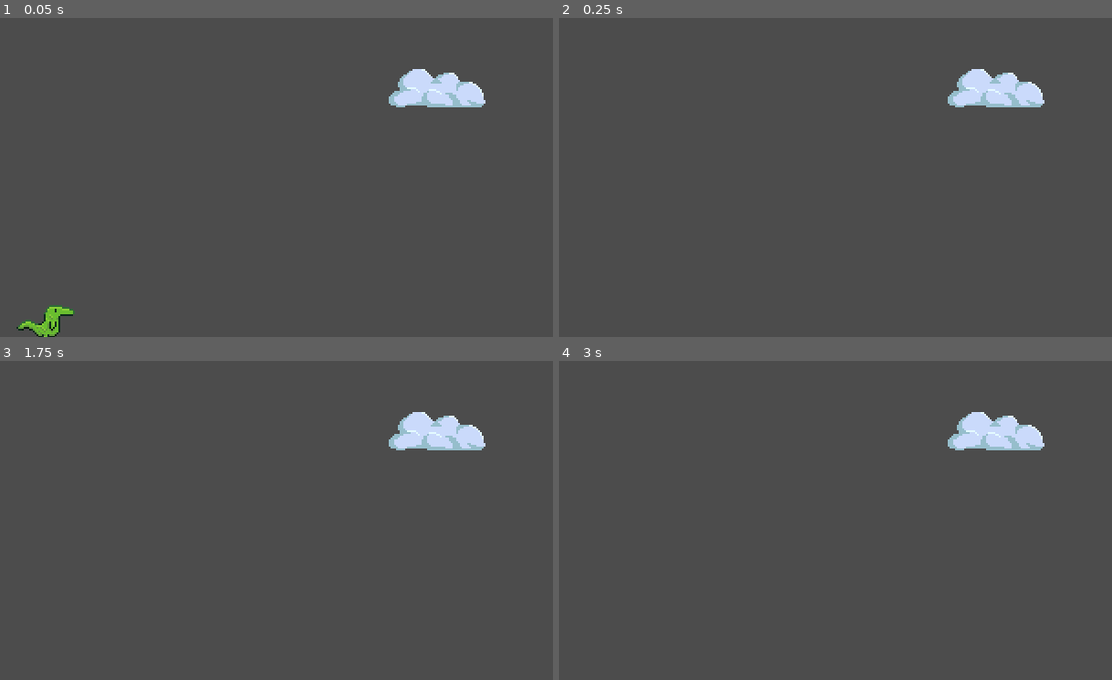
Above: before the commit, frames 1-4 (two rows, left to right).
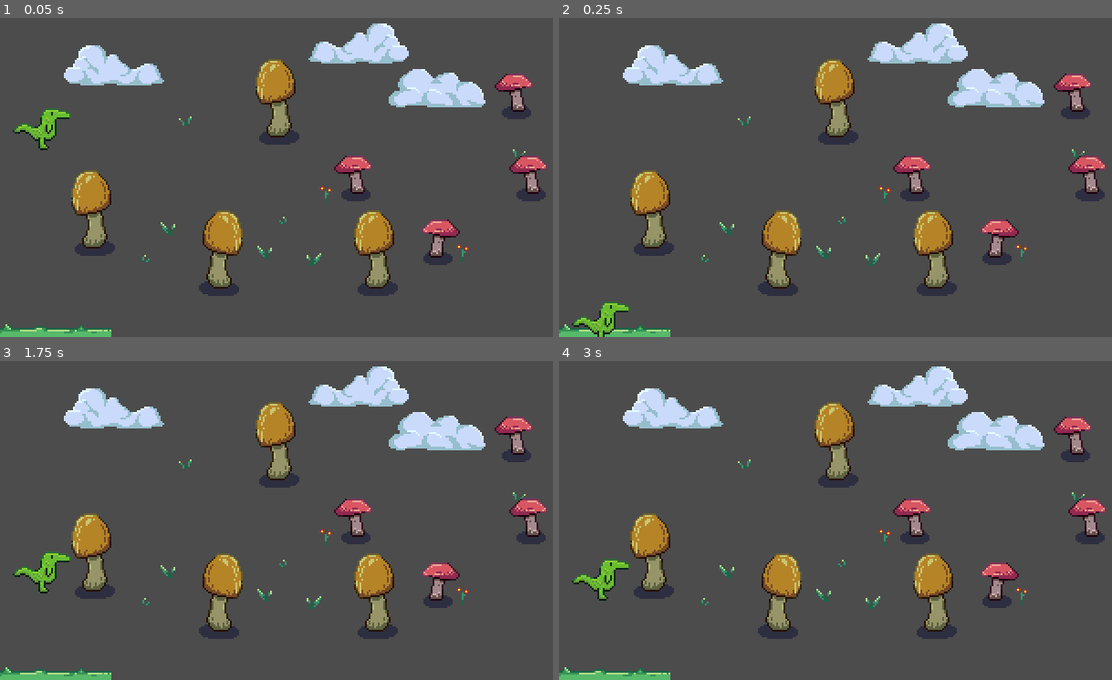
Above: after the commit, the same moments.

Repository: zMenta/DinosaurRun
Game: Godot game, scene res://main/Main.tscn
The game is run twice, just before and just after one commit, with the same random seed, the same clock (stepped at 60 frames per second) and the same inputs.
Inputs:
- Up to frame 1 (0.05 s): no input
- Up to frame 2 (0.25 s): no input
- Up to frame 3 (1.75 s): tap Enter at 0.5 s; tap Space (jump) at 0.77, 1.52 s
- Up to frame 4 (3 s): tap Space (jump) at 2.75 s

The runs differ from the first frame. In frame 1, 12% of the frame differs, in the area x 0-100%, y 1-100%; in frame 2, 12%; in frame 3, 12%; in frame 4, 12%.

Commit message:
main scene changes

Diff:
--- a/DinosaurRun/main/Main.tscn
+++ b/DinosaurRun/main/Main.tscn
@@ -7,81 +7,83 @@
 [ext_resource path="res://scenes/world/cloud/Cloud.tscn" type="PackedScene" id=5]
 [ext_resource path="res://scenes/world/obstacles/ObstacleBig.tscn" type="PackedScene" id=6]
 [ext_resource path="res://scenes/world/obstacles/ObstacleSmall.tscn" type="PackedScene" id=7]
-
-[sub_resource type="RectangleShape2D" id=1]
-extents = Vector2( 530, 10 )
+[ext_resource path="res://scenes/world/obstacles/Obstacle.gd" type="Script" id=8]
 
 [node name="Main" type="Node2D"]
 script = ExtResource( 3 )
 
 [node name="StaticBody2D" type="StaticBody2D" parent="."]
 
-[node name="CollisionShape2D" type="CollisionShape2D" parent="StaticBody2D"]
-position = Vector2( 501, 586 )
-shape = SubResource( 1 )
-
 [node name="Ground" parent="." instance=ExtResource( 2 )]
-position = Vector2( 124, 552 )
+position = Vector2( 29, 180 )
 
 [node name="KinematicBody2D" parent="." instance=ExtResource( 1 )]
-position = Vector2( 25, 169 )
+position = Vector2( 23, 61 )
 
 [node name="AnimatedSprite" parent="." instance=ExtResource( 4 )]
-position = Vector2( 353, 504 )
+position = Vector2( 81, 131 )
 
 [node name="AnimatedSprite2" parent="." instance=ExtResource( 4 )]
-position = Vector2( 442, 506 )
+position = Vector2( 170, 133 )
 
 [node name="AnimatedSprite3" parent="." instance=ExtResource( 4 )]
-position = Vector2( 526, 504 )
+position = Vector2( 254, 131 )
 
 [node name="AnimatedSprite4" parent="." instance=ExtResource( 4 )]
-position = Vector2( 634, 492 )
+position = Vector2( 147, 129 )
 
 [node name="AnimatedSprite5" parent="." instance=ExtResource( 4 )]
-position = Vector2( 557, 447 )
+position = Vector2( 285, 74 )
 
 [node name="AnimatedSprite6" parent="." instance=ExtResource( 4 )]
-position = Vector2( 451, 472 )
+position = Vector2( 179, 99 )
 
 [node name="AnimatedSprite7" parent="." instance=ExtResource( 4 )]
-position = Vector2( 434, 412 )
+position = Vector2( 94, 116 )
 
 [node name="AnimatedSprite8" parent="." instance=ExtResource( 4 )]
-position = Vector2( 373, 429 )
+position = Vector2( 101, 56 )
 
 [node name="AnimatedSprite9" parent="." instance=ExtResource( 4 )]
-position = Vector2( 494, 406 )
+position = Vector2( 154, 110 )
 
 [node name="Cloud" parent="." instance=ExtResource( 5 )]
-position = Vector2( 855, 307 )
+position = Vector2( 59, 31 )
 
 [node name="Cloud2" parent="." instance=ExtResource( 5 )]
 position = Vector2( 243, 42 )
 
 [node name="Cloud3" parent="." instance=ExtResource( 5 )]
-position = Vector2( 801, 125 )
+position = Vector2( 200, 19 )
 
 [node name="ObstacleBig" parent="." instance=ExtResource( 6 )]
-position = Vector2( 324, 505 )
+position = Vector2( 52, 132 )
+script = ExtResource( 8 )
 
 [node name="ObstacleSmall" parent="." instance=ExtResource( 7 )]
-position = Vector2( 511, 510 )
+position = Vector2( 239, 137 )
+script = ExtResource( 8 )
 
 [node name="ObstacleBig2" parent="." instance=ExtResource( 6 )]
-position = Vector2( 607, 517 )
+position = Vector2( 120, 154 )
+script = ExtResource( 8 )
 
 [node name="ObstacleBig3" parent="." instance=ExtResource( 6 )]
-position = Vector2( 694, 517 )
+position = Vector2( 207, 154 )
+script = ExtResource( 8 )
 
 [node name="ObstacleBig4" parent="." instance=ExtResource( 6 )]
-position = Vector2( 331, 333 )
+position = Vector2( 153, 71 )
+script = ExtResource( 8 )
 
 [node name="ObstacleSmall2" parent="." instance=ExtResource( 7 )]
-position = Vector2( 462, 319 )
+position = Vector2( 284, 57 )
+script = ExtResource( 8 )
 
 [node name="ObstacleSmall3" parent="." instance=ExtResource( 7 )]
-position = Vector2( 599, 325 )
+position = Vector2( 196, 102 )
+script = ExtResource( 8 )
 
 [node name="ObstacleSmall4" parent="." instance=ExtResource( 7 )]
-position = Vector2( 695, 325 )
+position = Vector2( 292, 102 )
+script = ExtResource( 8 )
